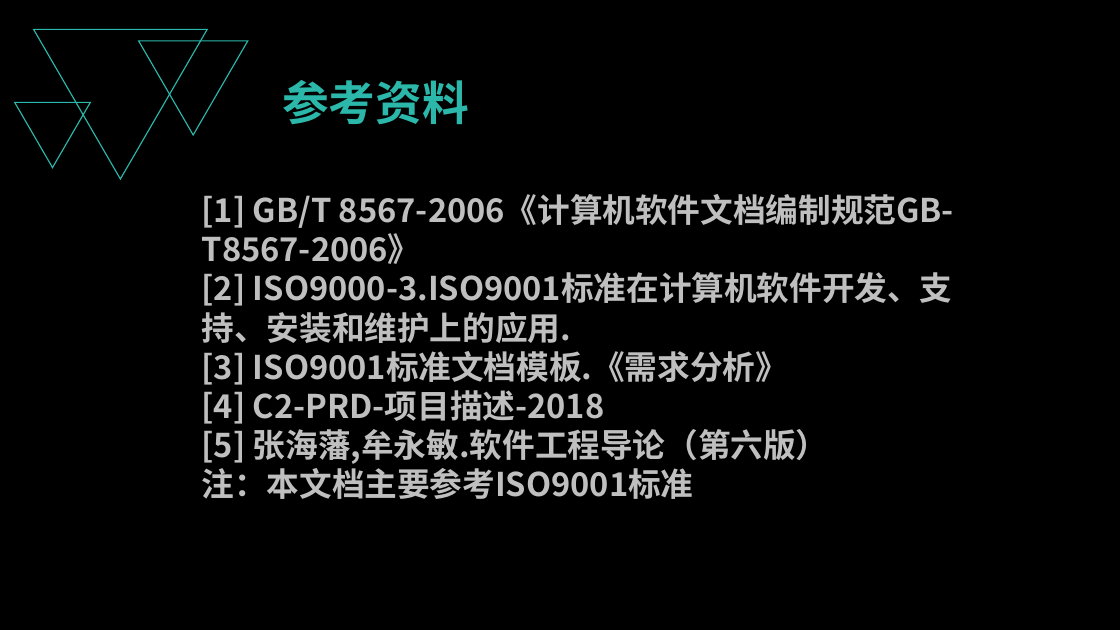
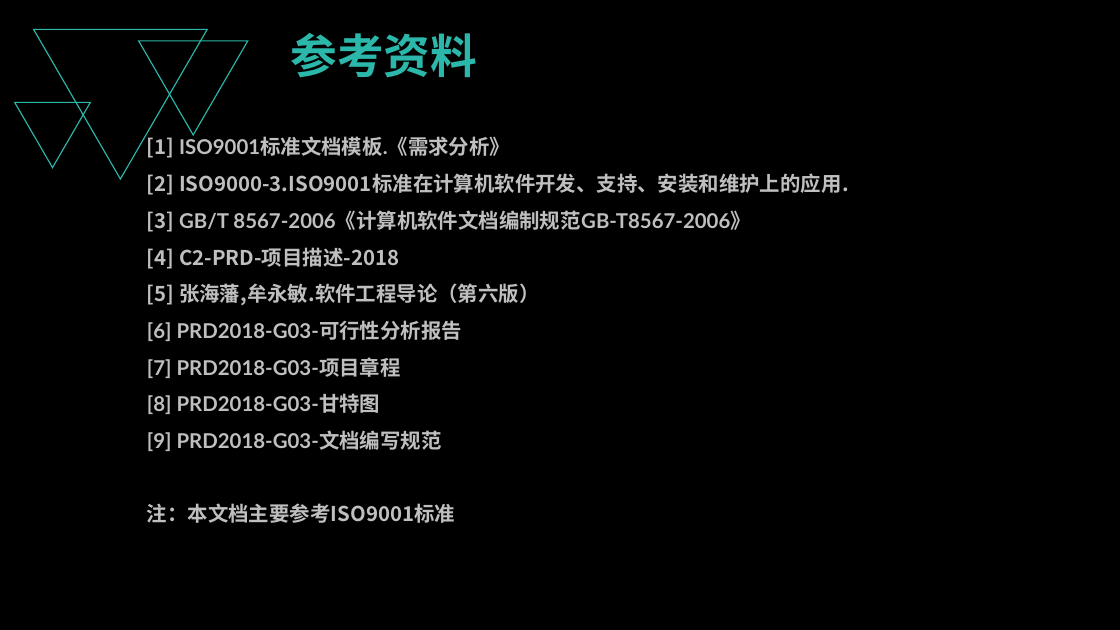
Before and after one commit to PRD2018-G03/PRD2018-G03-SoftwareEngineeringProject, a slide deck: slide 32 of 非受控文档/1_沈启航/PPT/需求项目工程计划评审PPT.pptx (slide 38 before the commit). Drawn at 1120x630 pixels with LibreOffice and Linux fonts; fonts in the diff are those of the drawing. Boxes give left, top, right and bottom in pixels: in the first picture for what was removed or moved away, otherwise in the second. Text is boxed around its words. In the diff, an @@ line names an element or a change of style, - is before the commit and + after.

```diff
--- a/非受控文档/1_沈启航/PPT/需求项目工程计划评审PPT.pptx
+++ b/非受控文档/1_沈启航/PPT/需求项目工程计划评审PPT.pptx
@@ text "参考资料": place and size @@
-text "参考资料" at (282,80,468,124)
+text "参考资料" at (291,33,477,77)
@@ text "[1] ISO9001标准文档模板.《需求分析》": place and size @@
-text "[1] ISO9001标准文档模板.《需求分析》" at (202,194,954,499)
+text "[1] ISO9001标准文档模板.《需求分析》" at (147,137,849,523)
@@ text at (147,137,510,158): text changed; size 28 to 17.5 pt; font Noto Sans CJK SC to Lato @@
-[1] GB/T 8567-2006《计算机软件文档编制规范GB-T8567-2006》
+[1] ISO9001标准文档模板.《需求分析》
@@ text at (147,173,849,523): size 28 to 17.5 pt in "[2] ISO9000-3.ISO9001标准在计算机软件开发、支持、安装和维护上的应用.", "[4] C2-PRD-项目描述-2018", "[5] 张海藩,牟永敏.软件工程导论（第六版）", "注：本文档主要参考ISO9001标准"; line spacing 1 to 1.5 @@
@@ text at (147,210,751,232): text changed; size 28 to 17.5 pt; font Noto Sans CJK SC to Lato @@
-[3] ISO9001标准文档模板.《需求分析》
+[3] GB/T 8567-2006《计算机软件文档编制规范GB-T8567-2006》
@@ text at (147,320,462,451): paragraphs added @@
+[6] PRD2018-G03-可行性分析报告
+[7] PRD2018-G03-项目章程
+[8] PRD2018-G03-甘特图
+[9] PRD2018-G03-文档编写规范
```
Also in this commit, not shown: 20 other slides changed, 9 slides added, 15 slides removed, 3 other files.
